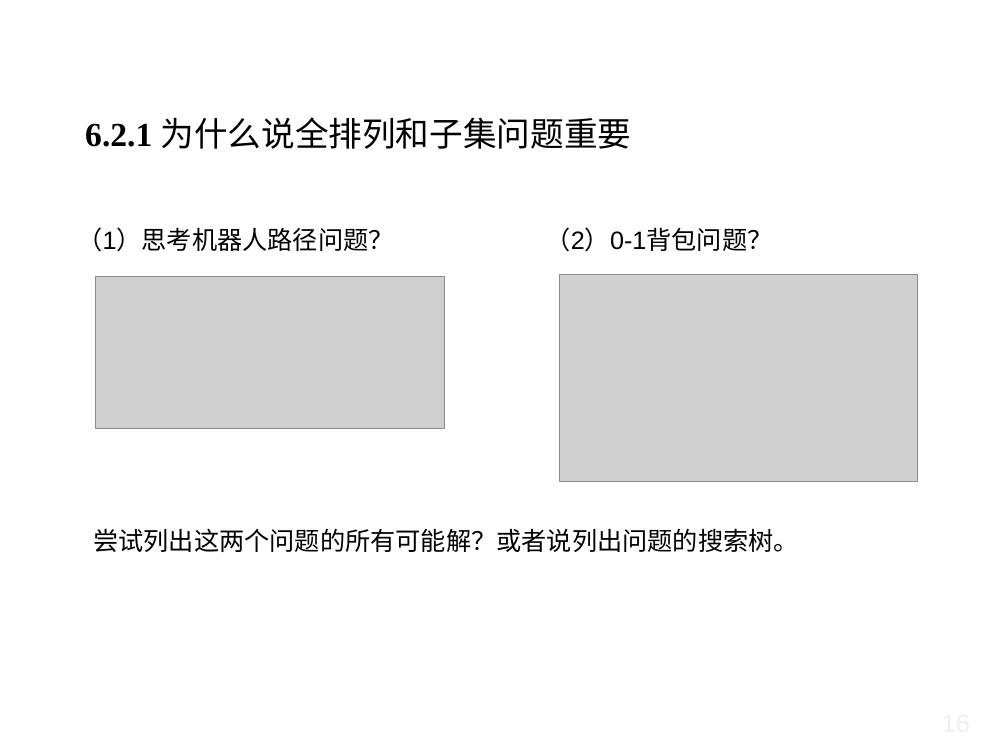
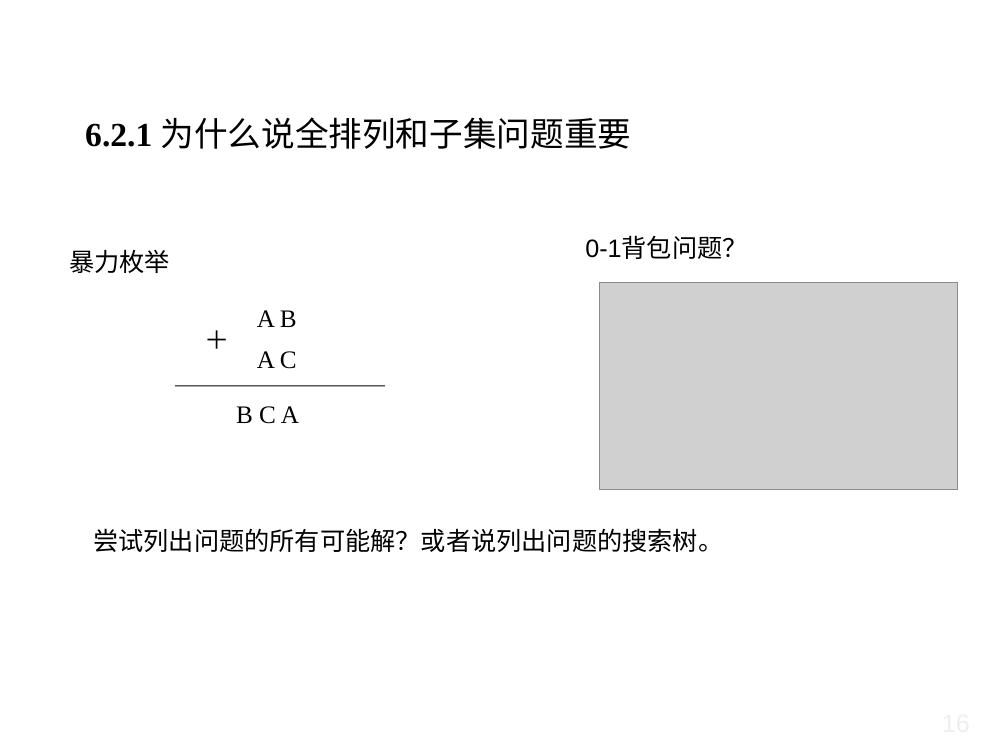
Before and after one commit to liutongling/DP, a slide deck: slide 20 of file/第6章 回朔法.pptx. Drawn at 1008x756 pixels with LibreOffice and Linux fonts; fonts in the diff are those of the drawing; grey boxes stand for pictures; background and template pictures are left out. Boxes give left, top, right and bottom in pixels: in the first picture for what was removed or moved away, otherwise in the second. Text is boxed around its words. In the diff, an @@ line names an element or a change of style, - is before the commit and + after.

```diff
--- a/file/第6章 回朔法.pptx
+++ b/file/第6章 回朔法.pptx
@@ text removed at [77, 227, 393, 252] @@
-（1）思考机器人路径问题？
@@ text at [585, 237, 747, 259]: text changed @@
-（2）0-1背包问题？
+0-1背包问题？
@@ text added at [69, 249, 170, 273], 18 pt, text #000000 @@
+暴力枚举
@@ picture removed at [96, 276, 445, 427] @@
@@ picture: place and size @@
-picture at [559, 275, 917, 482]
+picture at [600, 282, 958, 489]
@@ text added at [195, 320, 240, 360], 18 pt, text #000000 @@
+＋
@@ text added at [257, 310, 297, 327], 18 pt, text #000000 @@
+A B
@@ text added at [257, 351, 297, 369], 18 pt, text #000000 @@
+A C
@@ line added from (175, 386) to (385, 386), #000000 0.75 pt @@
@@ text added at [236, 406, 299, 424], 18 pt, text #000000 @@
+B C A
@@ text at [93, 528, 723, 552]: text changed @@
-尝试列出这两个问题的所有可能解？或者说列出问题的搜索树。
+尝试列出问题的所有可能解？或者说列出问题的搜索树。
```
Also in this commit, not shown: 17 other slides changed, 1 other file.
